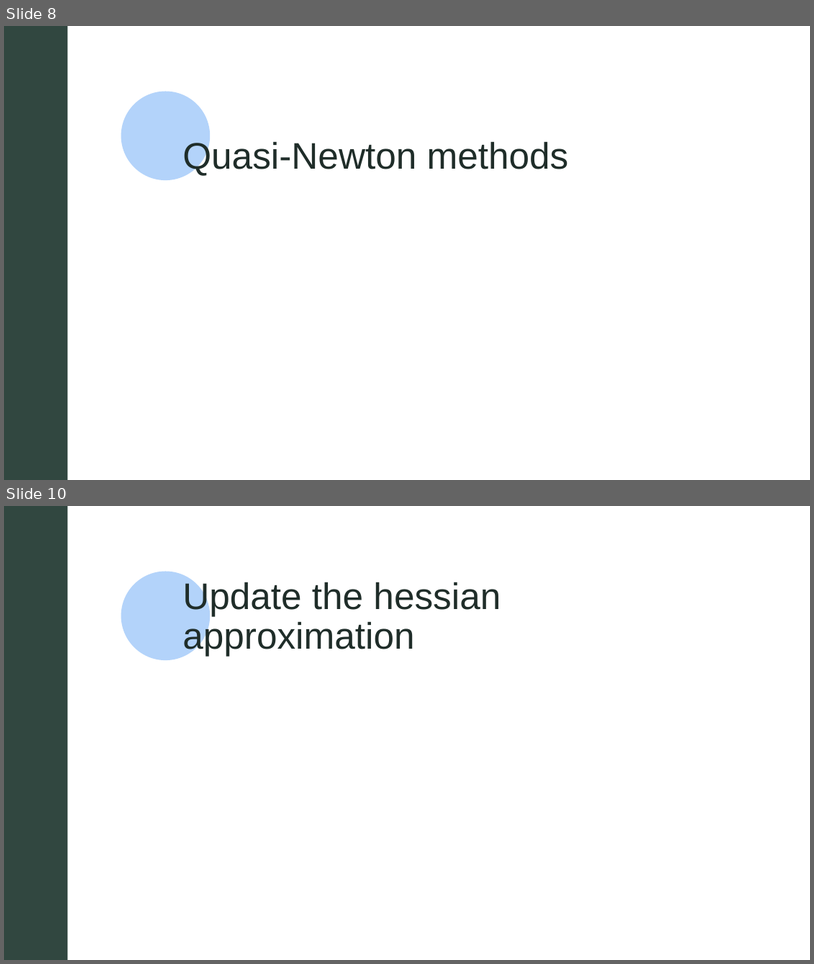
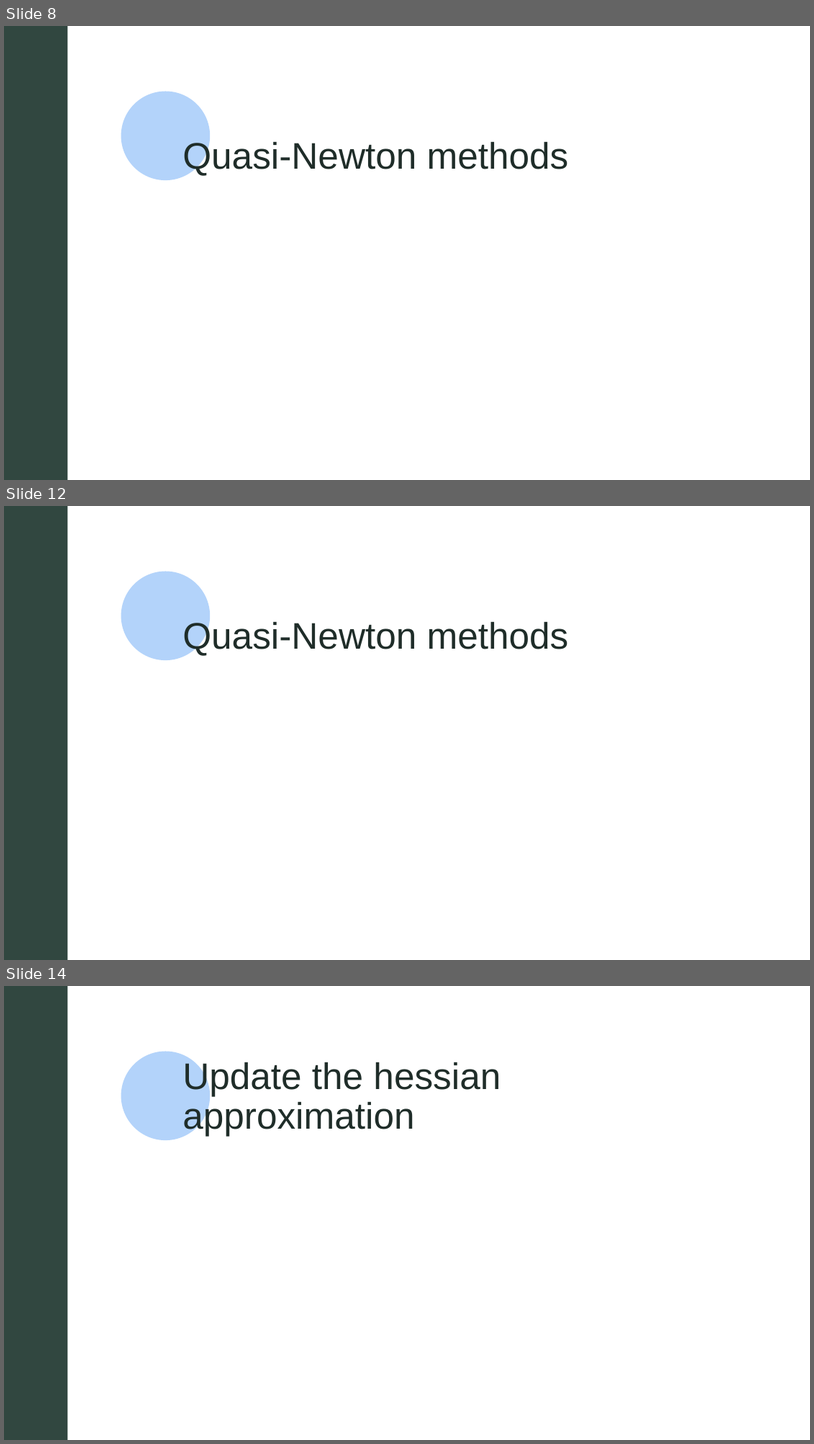
Before and after one commit to BDR2939/Numerical-Optimization-with-Python, a slide deck: final_proj/final proj presentation.pptx. Shown one above the other, each under a label of ours: slides 8 and 10 before the commit, slides 8, 12 and 14 after it; the slides between them are not shown. The pictures are 814x964 and 814x1444 pixels, drawn with LibreOffice and Linux fonts; fonts in the diff are those of the drawing; grey boxes stand for pictures; background and template pictures are left out. Boxes give left, top, right and bottom in pixels: in the first picture for what was removed or moved away, otherwise in the second. Text is boxed around its words. In the diff, an @@ line names an element or a change of style, - is before the commit and + after.

```diff
--- a/final_proj/final proj presentation.pptx
+++ b/final_proj/final proj presentation.pptx
@@ slide 12 added at (4, 506, 810, 960), background picture (left out); not listed: 3 template elements that a slide beside it also shows @@
@@ rectangle added at (4, 506, 810, 960), fill #FFFFFF @@
@@ rectangle added at (4, 506, 67, 960), fill #314740 @@
@@ ellipse added at (121, 572, 211, 660), fill #B3D3FA @@
@@ title added at (183, 619, 569, 656), 44 pt, text #1F2D29 @@
+Quasi-Newton methods
@@ what was slide 10 is now slide 14 @@
```
Also in this commit, not shown: 3 slides changed, 2 other slides added.
